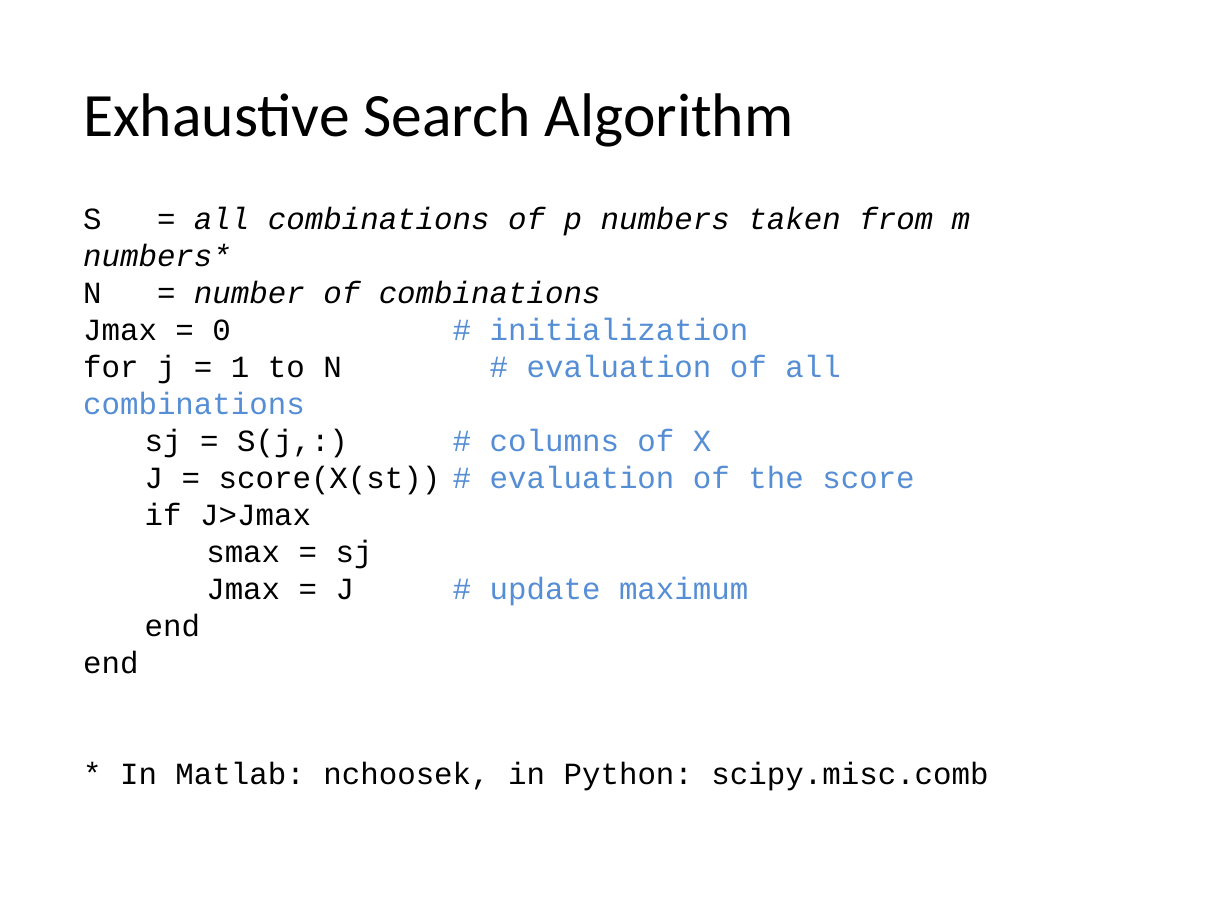
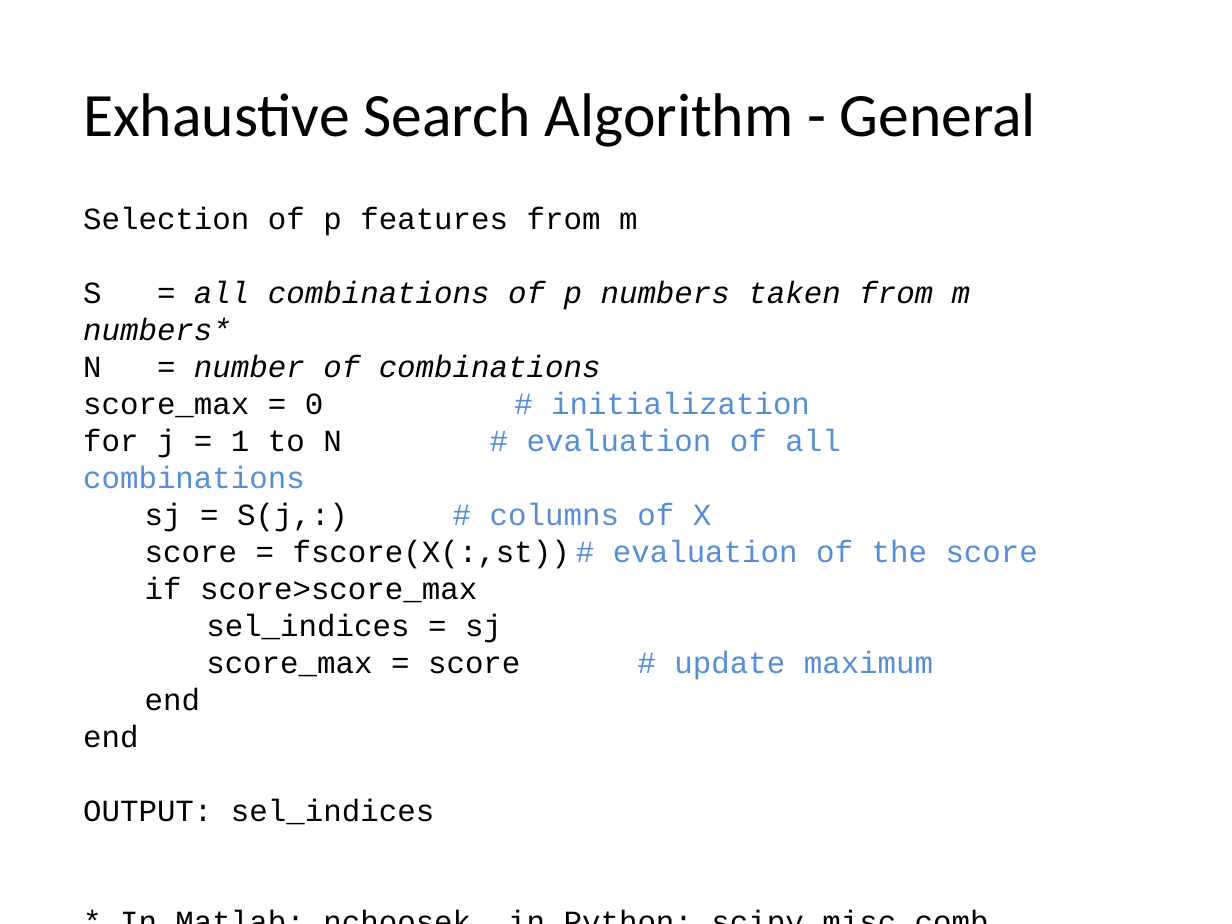
Before and after one commit to domingomery/patrones, a slide deck: slide 21 of clases/Cap03_Seleccion_de_Caracteristicas/presentations/PAT03_ExSearch.pptx (slide 20 before the commit). Drawn at 1232x924 pixels with LibreOffice and Linux fonts; fonts in the diff are those of the drawing. Boxes give left, top, right and bottom in pixels: in the first picture for what was removed or moved away, otherwise in the second. Text is boxed around its words. In the diff, an @@ line names an element or a change of style, - is before the commit and + after.

```diff
--- a/clases/Cap03_Seleccion_de_Caracteristicas/presentations/PAT03_ExSearch.pptx
+++ b/clases/Cap03_Seleccion_de_Caracteristicas/presentations/PAT03_ExSearch.pptx
@@ text at (83, 93, 1036, 147): text changed @@
-Exhaustive Search Algorithm
+Exhaustive Search Algorithm - General
@@ text at (83, 207, 637, 236): paragraph added @@
+Selection of p features from m
@@ text at (83, 392, 810, 418): text changed @@
-Jmax = 0 # initialization
+score_max = 0 # initialization
@@ text at (145, 540, 1038, 680): text changed @@
-J = score(X(st)) # evaluation of the score
-if J>Jmax
-smax = sj
-Jmax = J # update maximum
+score = fscore(X(:,st)) # evaluation of the score
+if score>score_max
+sel_indices = sj
+score_max = score # update maximum
@@ text at (83, 799, 434, 825): paragraph added @@
+OUTPUT: sel_indices
```
Also in this commit, not shown: 1 slide added, 11 other files.
